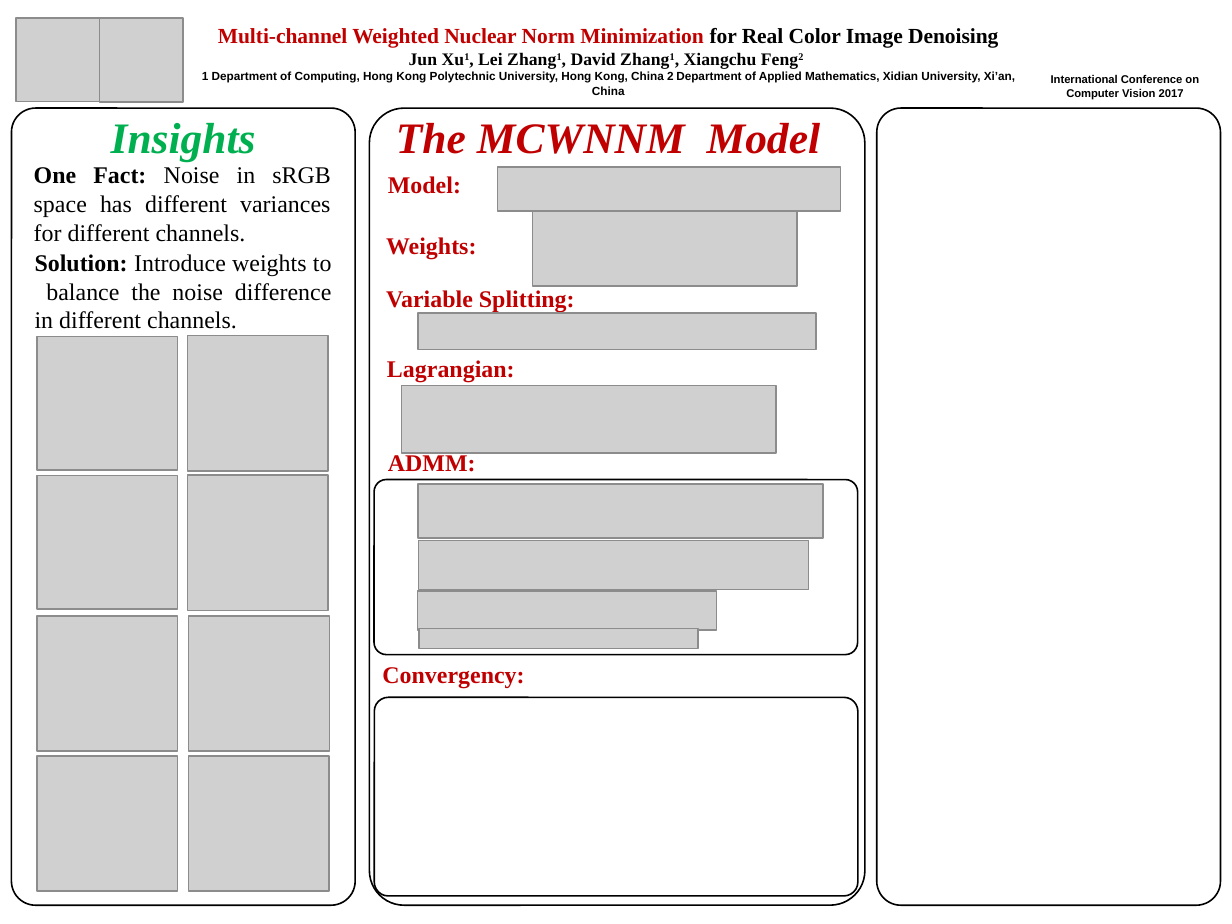
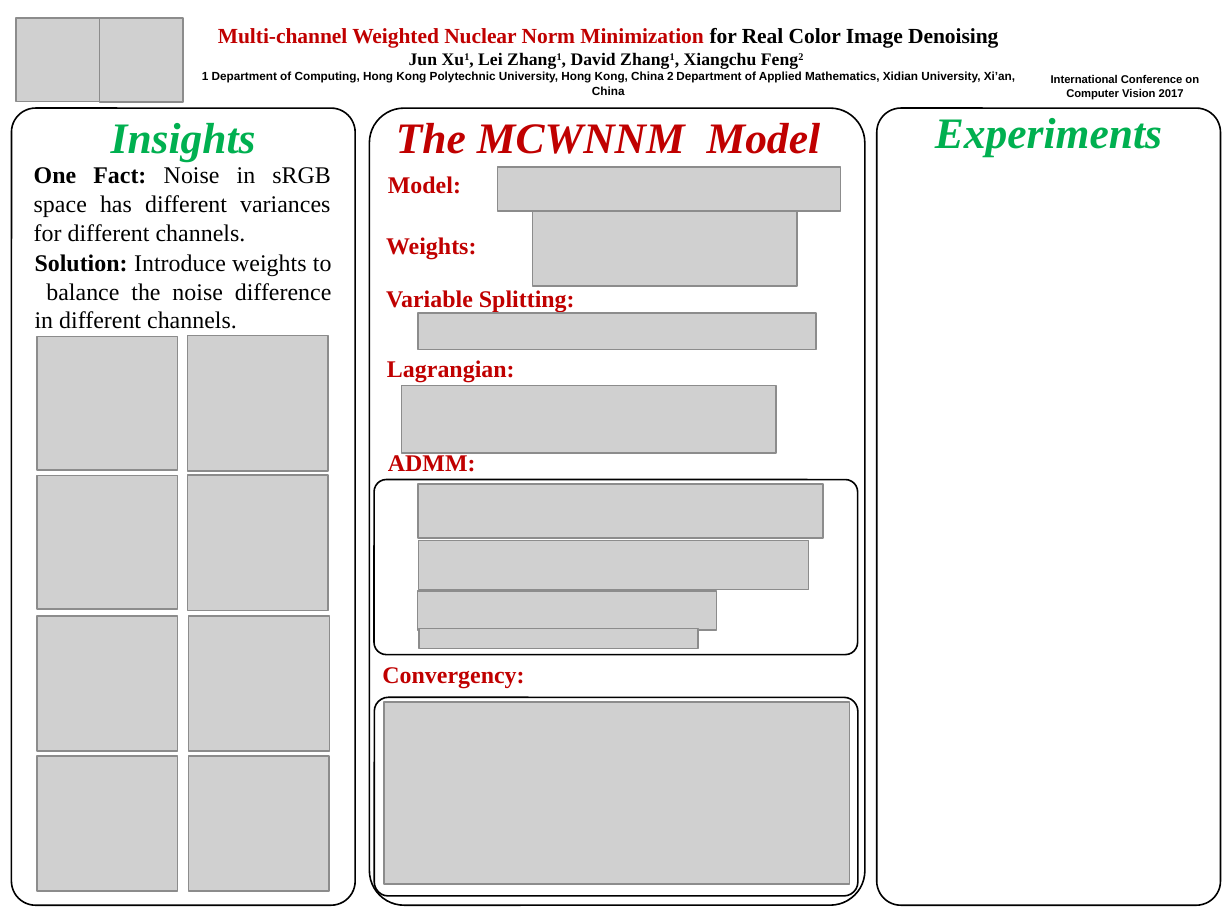
Before and after one commit to csjunxu/ICCV2017_PAPER1, a slide deck: slide 1 of iccv17_poster_template.pptx. Drawn at 1232x924 pixels with LibreOffice and Linux fonts; fonts in the diff are those of the drawing; grey boxes stand for pictures; background and template pictures are left out. Boxes give left, top, right and bottom in pixels: in the first picture for what was removed or moved away, otherwise in the second. Text is boxed around its words. In the diff, an @@ line names an element or a change of style, - is before the commit and + after.

```diff
--- a/iccv17_poster_template.pptx
+++ b/iccv17_poster_template.pptx
@@ text added at (935,118,1162,157), 20 pt, text #00B050, bold, italic @@
+Experiments
@@ picture added at (384,703,850,886) @@
```
